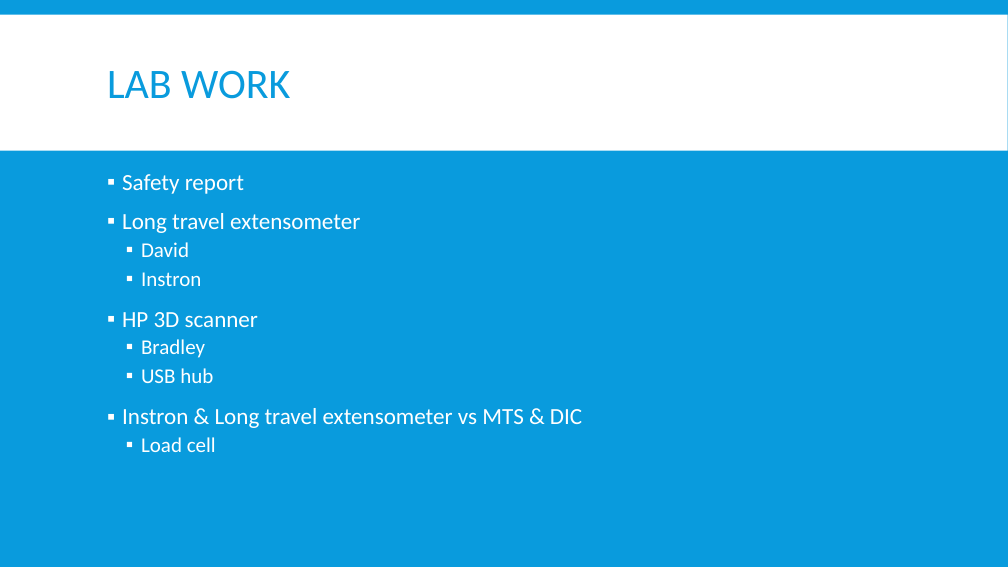
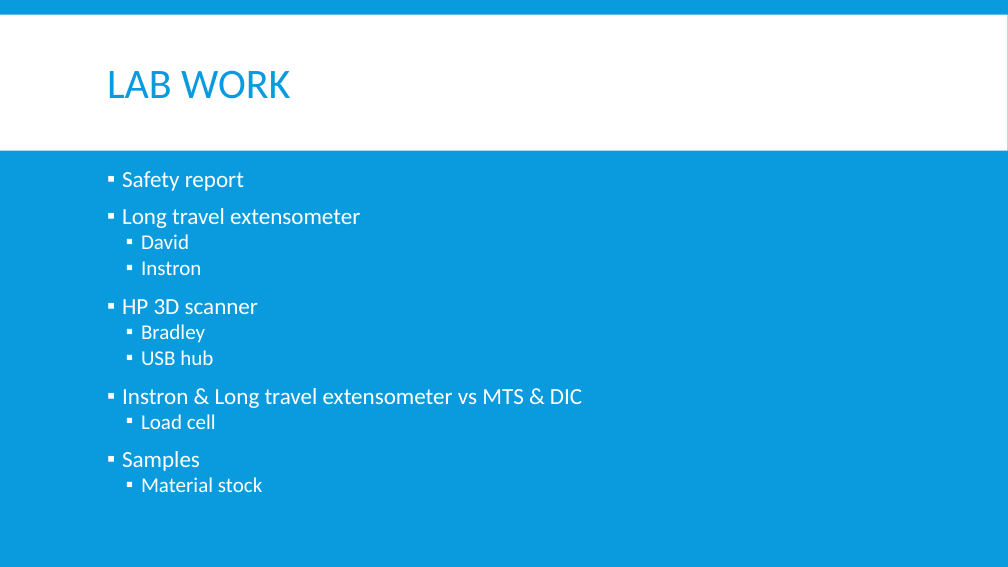
Before and after one commit to NaudeConradie/Masters-Project, a slide deck: slide 4 of Presentations/Meetings/2020-02-10/Meeting.pptx. Drawn at 1008x567 pixels with LibreOffice and Linux fonts; fonts in the diff are those of the drawing. Boxes give left, top, right and bottom in pixels: in the first picture for what was removed or moved away, otherwise in the second. Text is boxed around its words. In the diff, an @@ line names an element or a change of style, - is before the commit and + after.

```diff
--- a/Presentations/Meetings/2020-02-10/Meeting.pptx
+++ b/Presentations/Meetings/2020-02-10/Meeting.pptx
@@ text at [122, 171, 582, 429]: line spacing 0.9 to 0.8 @@
@@ text at [122, 451, 262, 492]: paragraphs added @@
+▪ Samples
+  ▪ Material stock
```
Also in this commit, not shown: 1 other slide changed, 1 other file.
